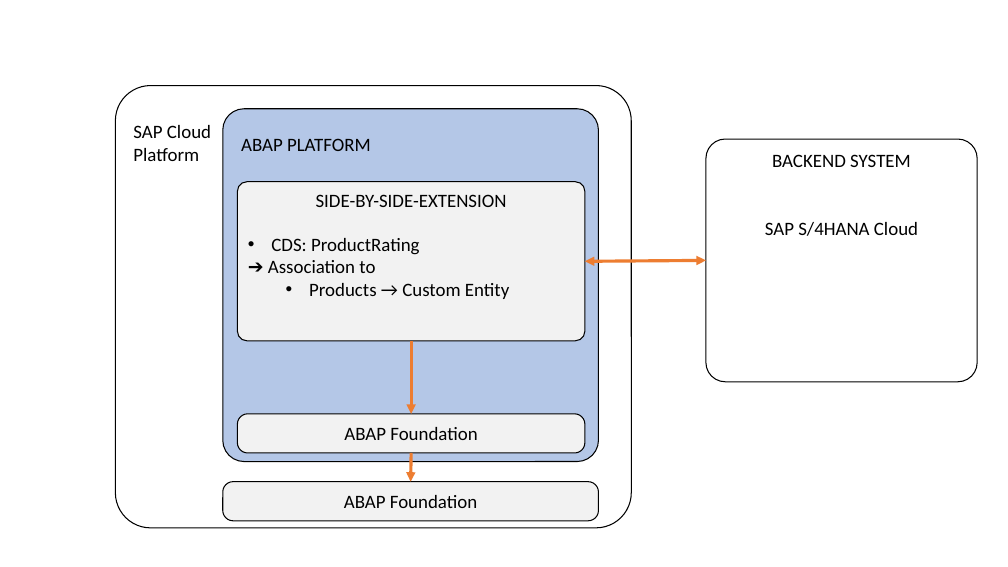
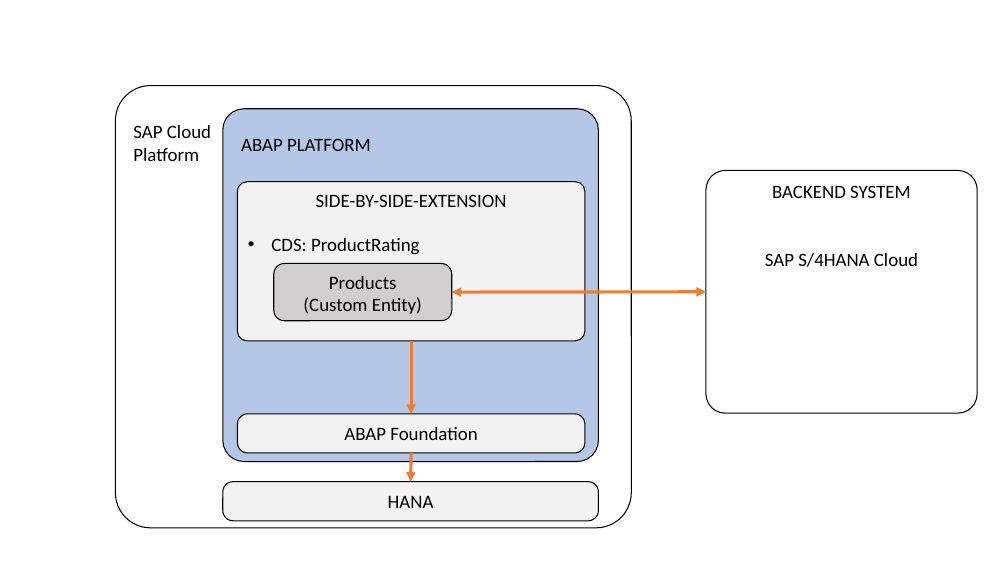
Before and after one commit to soschlegel/abap.livecoding, a slide deck: slide 1 of docs/scenario.pptx. Drawn at 1008x567 pixels with LibreOffice and Linux fonts; fonts in the diff are those of the drawing. Boxes give left, top, right and bottom in pixels: in the first picture for what was removed or moved away, otherwise in the second. Text is boxed around its words. In the diff, an @@ line names an element or a change of style, - is before the commit and + after.

```diff
--- a/docs/scenario.pptx
+++ b/docs/scenario.pptx
@@ rounded rectangle "BACKEND SYSTEM": place and size @@
-rounded rectangle "BACKEND SYSTEM" at bbox=[706, 139, 978, 382]
+rounded rectangle "BACKEND SYSTEM" at bbox=[706, 170, 978, 413]
@@ text at bbox=[268, 260, 509, 299]: paragraphs removed @@
-➔ Association to
-  • Products → Custom Entity
@@ rounded rectangle added at bbox=[274, 264, 451, 321], fill #D0CECE, outline #000000 1 pt, 18 pt, text #000000 @@
+Products
+(Custom Entity)
@@ double arrow moved from (585, 262) - (706, 260) to (452, 292) - (706, 292) @@
@@ text in rounded rectangle at bbox=[388, 496, 434, 508]: text changed @@
-ABAP Foundation
+HANA
```
Also in this commit, not shown: 4 other files.
